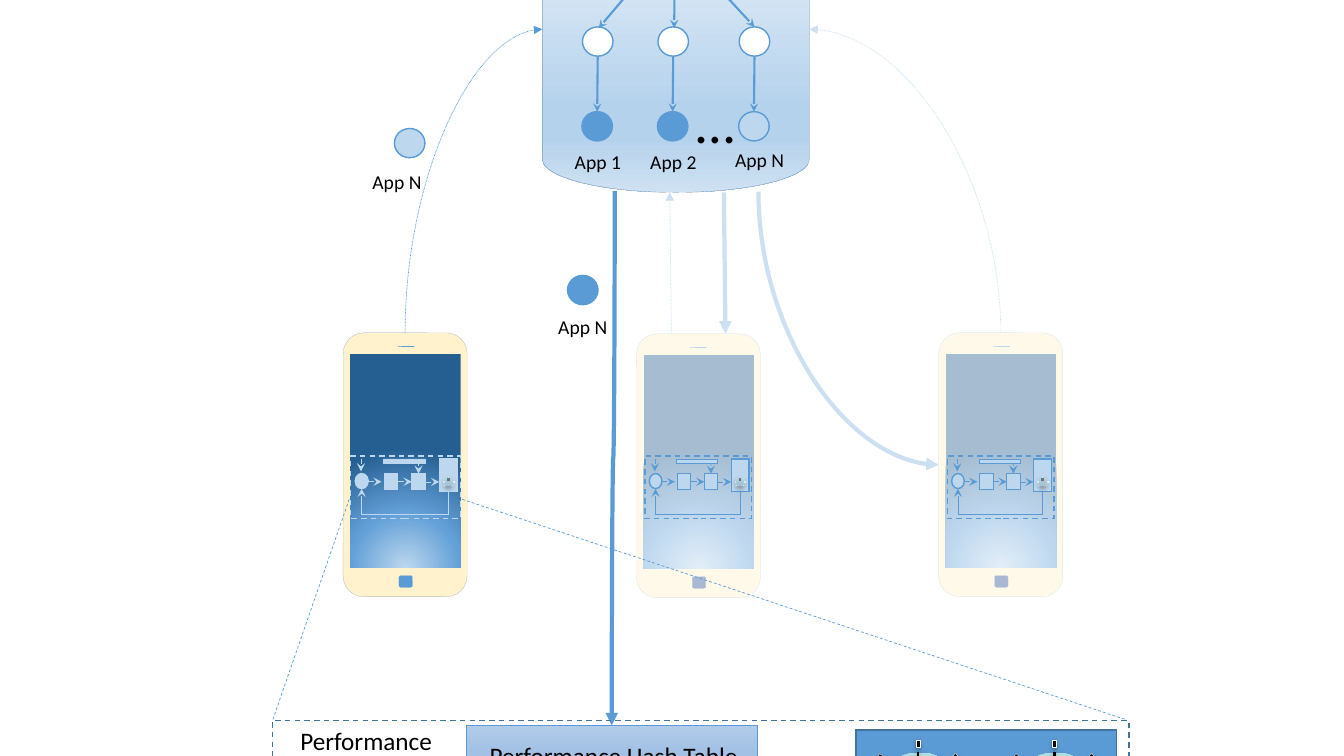
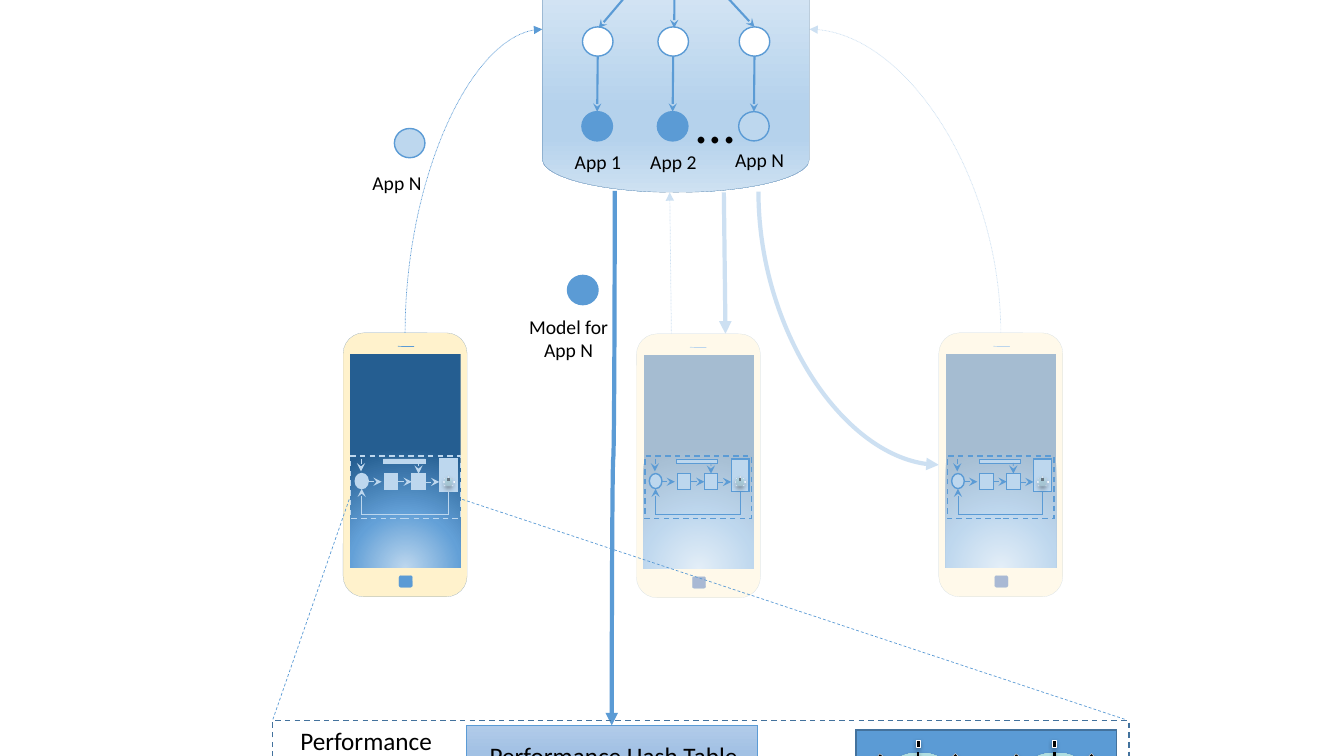
Before and after one commit to nmishra8/ASPLOS-17, a slide deck: slide 1 of figures/Mobile.pptx. Drawn at 1344x756 pixels with LibreOffice and Linux fonts; fonts in the diff are those of the drawing. Boxes give left, top, right and bottom in pixels: in the first picture for what was removed or moved away, otherwise in the second. Text is boxed around its words. In the diff, an @@ line names an element or a change of style, - is before the commit and + after.

```diff
--- a/figures/Mobile.pptx
+++ b/figures/Mobile.pptx
@@ text "Model for": place and size @@
-text "Model for" at [558, 321, 608, 337]
+text "Model for" at [529, 320, 608, 360]
@@ text at [529, 320, 608, 334]: paragraph added @@
+Model for
```
Also in this commit, not shown: 1 other slide changed, 2 other files.
